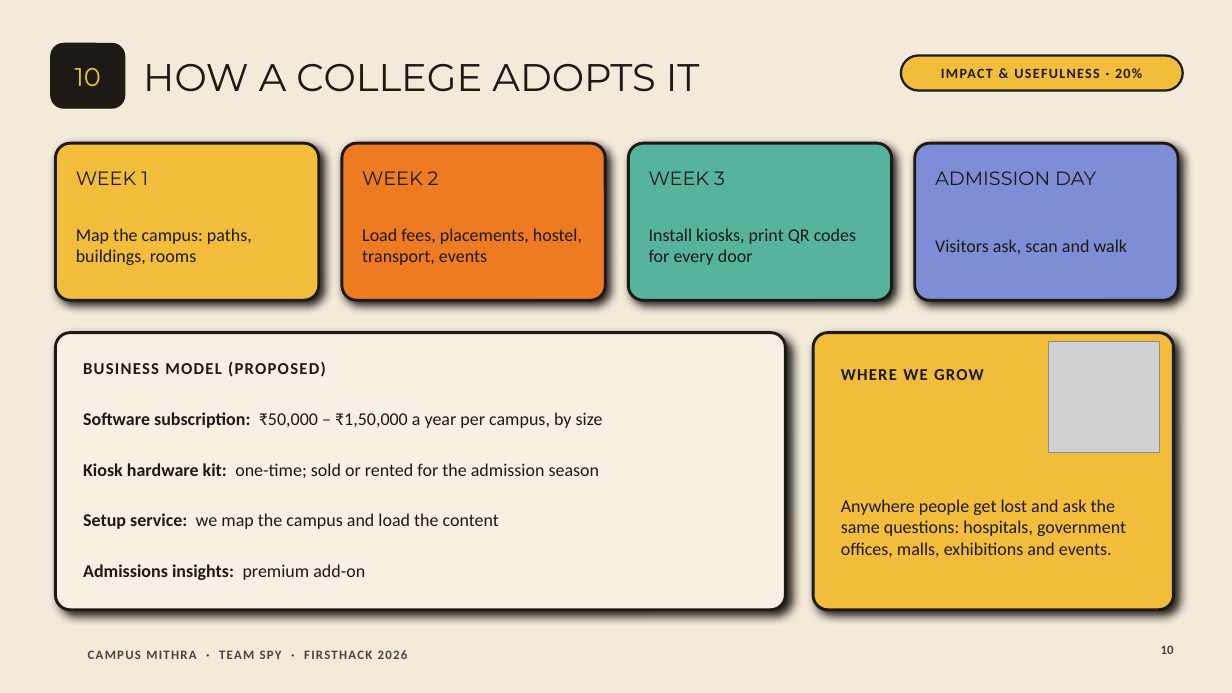
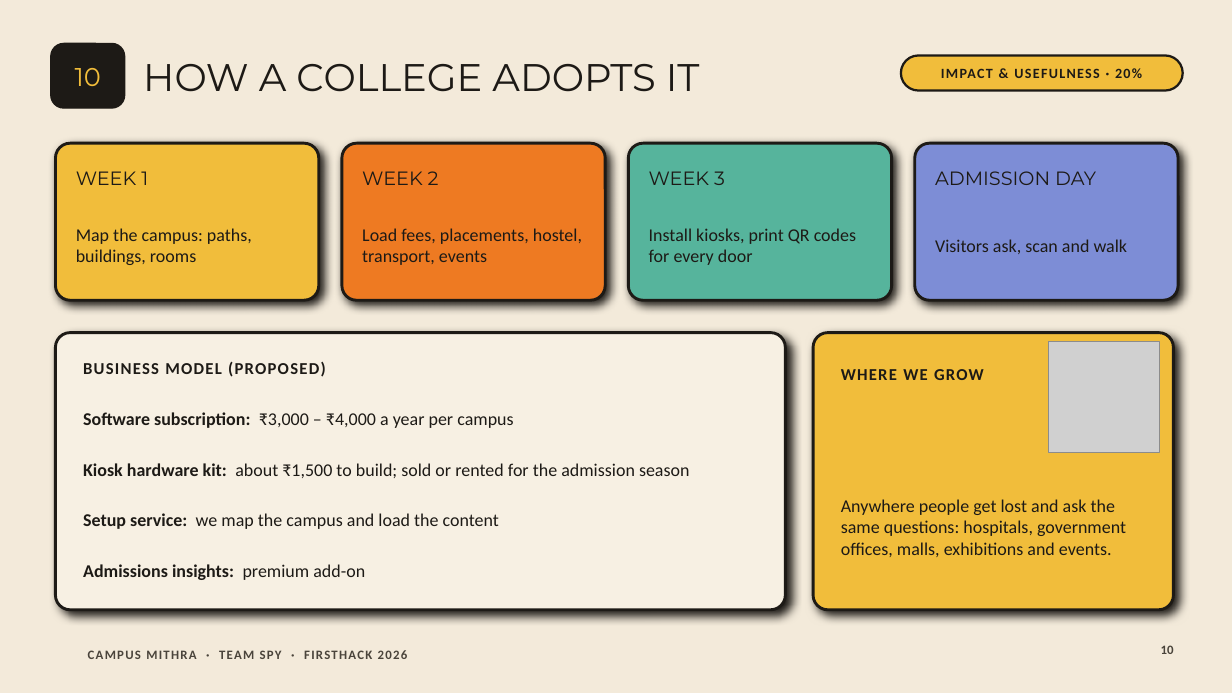
Before and after one commit to Pavankumarh0/first-hack-teamSPY, a slide deck: slide 10 of docs/presentation/Campus-Mithra-Team-Spy.pptx. Drawn at 1232x693 pixels with LibreOffice and Linux fonts; fonts in the diff are those of the drawing; grey boxes stand for pictures; background and template pictures are left out. Boxes give left, top, right and bottom in pixels: in the first picture for what was removed or moved away, otherwise in the second. Text is boxed around its words. In the diff, an @@ line names an element or a change of style, - is before the commit and + after.

```diff
--- a/docs/presentation/Campus-Mithra-Team-Spy.pptx
+++ b/docs/presentation/Campus-Mithra-Team-Spy.pptx
@@ text at (83, 412, 513, 428): text changed @@
-Software subscription: ₹50,000 – ₹1,50,000 a year per campus, by size
+Software subscription: ₹3,000 – ₹4,000 a year per campus
@@ text at (83, 463, 690, 478): text changed @@
-Kiosk hardware kit: one-time; sold or rented for the admission season
+Kiosk hardware kit: about ₹1,500 to build; sold or rented for the admission season
```
Also in this commit, not shown: 3 other slides changed, 6 other files.
